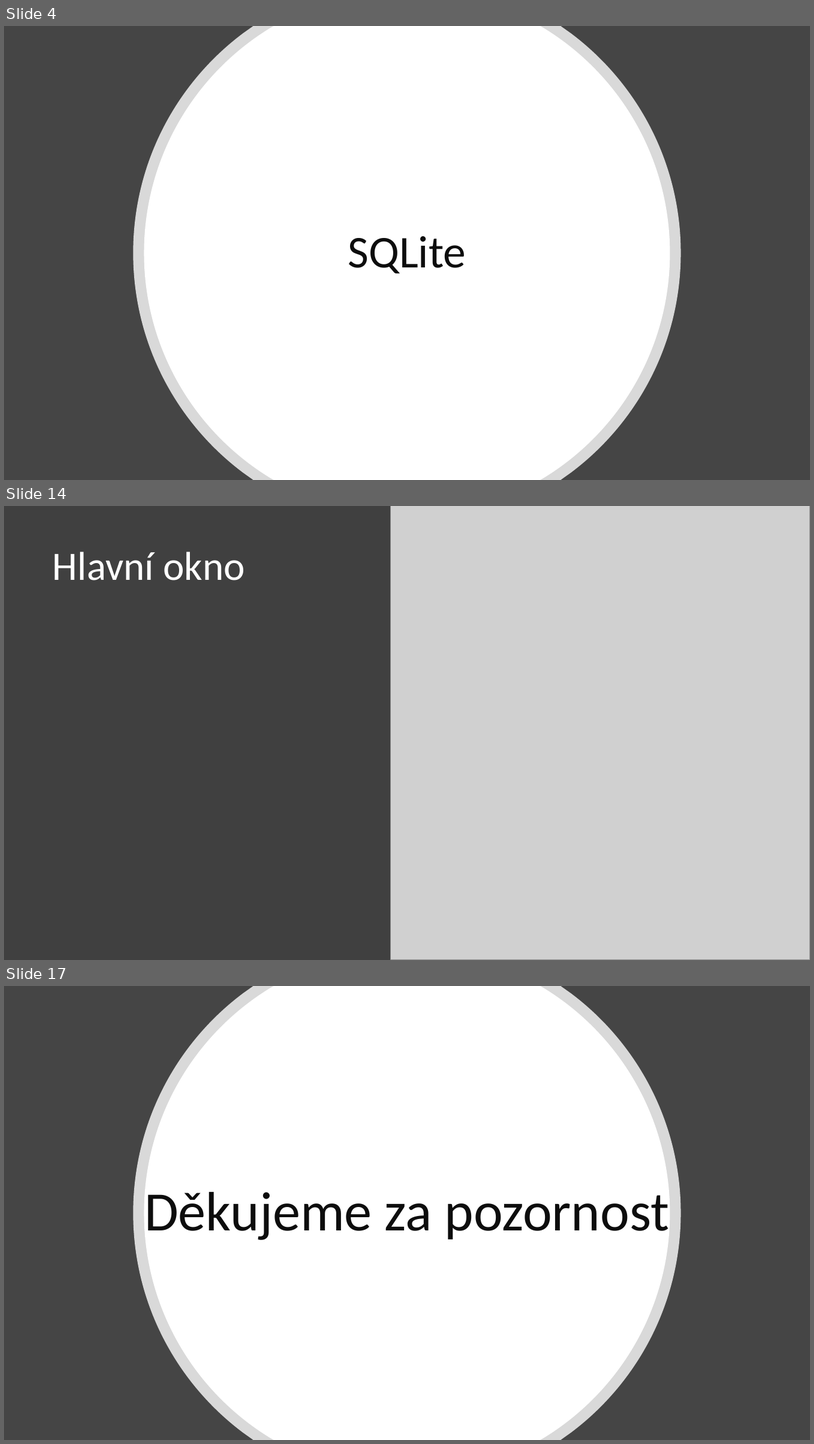
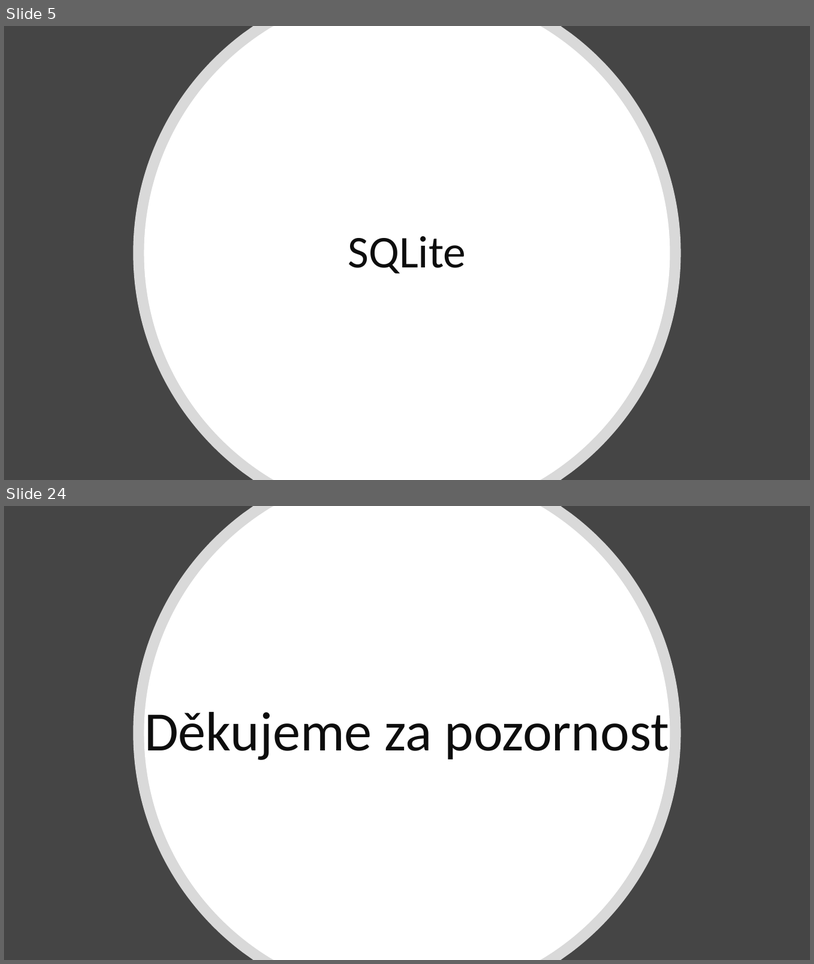
Before and after one commit to cink01/PMP, a slide deck: Prezentace_2.pptx. Shown one above the other, each under a label of ours: slides 4, 14 and 17 before the commit, slides 5 and 24 after it; the slides between them are not shown. The pictures are 814x1444 and 814x964 pixels, drawn with LibreOffice and Linux fonts; fonts in the diff are those of the drawing; grey boxes stand for pictures. Boxes give left, top, right and bottom in pixels: in the first picture for what was removed or moved away, otherwise in the second. Text is boxed around its words. In the diff, an @@ line names an element or a change of style, - is before the commit and + after.

```diff
--- a/Prezentace_2.pptx
+++ b/Prezentace_2.pptx
@@ slide 14 removed at bbox=[4, 506, 810, 960], background #FFFFFF @@
@@ rectangle removed at bbox=[4, 506, 810, 960] @@
@@ picture removed at bbox=[391, 506, 810, 960] @@
@@ freeform shape removed at bbox=[392, 531, 810, 960] @@
@@ title removed at bbox=[53, 552, 245, 580] @@
-Hlavní okno
@@ freeform shape removed at bbox=[402, 542, 810, 960] @@
@@ what was slide 4 is now slide 5 @@
@@ what was slide 17 is now slide 24 @@
```
Also in this commit, not shown: 4 slides changed, 17 slides added, 9 other slides removed.
